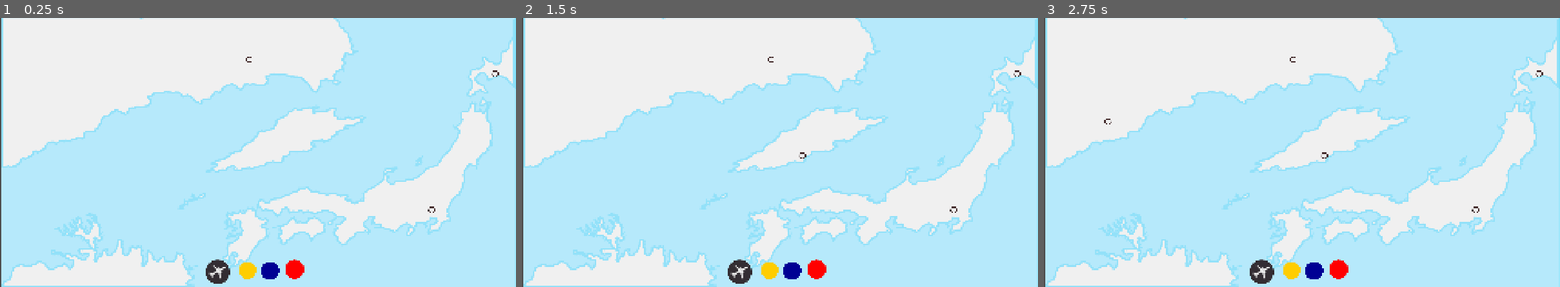
Above: before the commit, frames 1-3 (left to right).
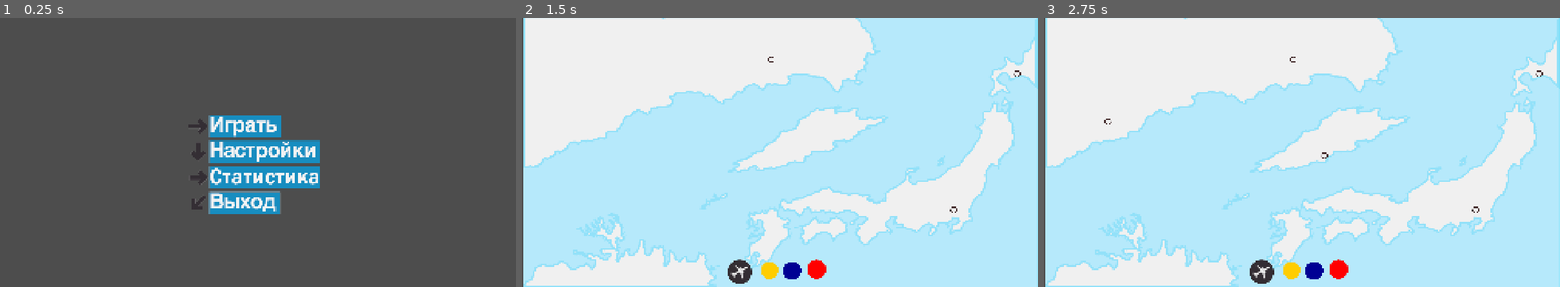
Above: after the commit, the same moments.

Repository: top-it-090304/Holding-Pattern
Game: Godot game, scene res://scene/StartMenu.tscn
Two runs of this game, one before a commit and one after it. Both use one fixed random seed, a clock stepped at 60 frames per second and the inputs below. Before the commit the project starts from res://scene/Main.tscn.
Inputs (mouse positions are in pixels of both pictures, inside the frame that each line leads up to):
- Up to frame 1 (0.25 s): no input
- Up to frame 2 (1.5 s): click (759, 125) at 0.52 s; click (769, 270) at 1.25 s
- Up to frame 3 (2.75 s): click (1312, 270) at 2 s

The runs differ from the first frame. In frame 1, 99% of the frame differs, in the area x 0-100%, y 0-100%; in frame 2, less than 0.1%; in frame 3, nothing differs.

Commit message:
bug fixes

Diff:
--- a/project.godot
+++ b/project.godot
@@ -11,7 +11,7 @@
 [application]
 
 config/name="Air Rout"
-run/main_scene="uid://w3majmenhb7r"
+run/main_scene="uid://dggwktu3dwg6x"
 config/features=PackedStringArray("4.6", "Forward Plus")
 run/max_fps=60
 config/icon="res://objects/icon.svg"
--- a/scene/StartMenu.tscn
+++ b/scene/StartMenu.tscn
@@ -1,7 +1,6 @@
 [gd_scene format=3 uid="uid://dggwktu3dwg6x"]
 
 [ext_resource type="Script" uid="uid://cuexgr5rra0ub" path="res://scripts/start_menu.gd" id="1_lj036"]
-[ext_resource type="VideoStream" uid="uid://bcdgggwsggb64" path="res://video/background_menu.ogv" id="2_mm3wi"]
 [ext_resource type="Texture2D" uid="uid://cccbojxrikyly" path="res://objects/Button_plau.png" id="3_8t8u8"]
 [ext_resource type="Texture2D" uid="uid://ciblyc6hoov27" path="res://objects/Button_settings.png" id="4_pbb8y"]
 [ext_resource type="Texture2D" uid="uid://dpsupjio5bj4q" path="res://objects/Button_stats.png" id="5_4vtxv"]
@@ -13,16 +12,6 @@
 layout_mode = 3
 anchors_preset = 0
 script = ExtResource("1_lj036")
-
-[node name="VideoStreamPlayer" type="VideoStreamPlayer" parent="." unique_id=723470213]
-layout_mode = 0
-offset_left = -1274.0
-offset_top = -952.0
-offset_right = 2966.0
-offset_bottom = 1808.0
-stream = ExtResource("2_mm3wi")
-autoplay = true
-loop = true
 
 [node name="Play" type="Button" parent="." unique_id=1056440167]
 layout_mode = 0
--- a/scripts/Fly_add.gd
+++ b/scripts/Fly_add.gd
@@ -27,7 +27,7 @@
 	is_dragging = false
 	var mouse_pos = get_global_mouse_position()
 	var found_route = null
-	var curve_ = null
+	var route_data_ = null
 	var t_ = 0.0
 	var min_dist = 60.0
 
@@ -40,11 +40,11 @@
 			if dist < min_dist:
 				min_dist = dist
 				found_route = route
-				curve_ = curve
+				route_data_ = route.route_data
 				t_ = offset / curve.get_baked_length()
 
-	if found_route and curve_:
-		found_route.spawn_plane(curve_, t_)
+	if found_route and route_data_:
+		found_route.spawn_plane(route_data_, t_)
 		print("самолет появился")
 
 	ghost_plane.queue_free()
--- a/scripts/Route.gd
+++ b/scripts/Route.gd
@@ -3,6 +3,7 @@
 var plane_scene = load("res://scene/Plane.tscn")
 var my_curves: Array[Curve2D] = []
 var lines_data = GameData.lines_data
+var route_data
 
 func _ready():
 	add_to_group("routes")
@@ -33,12 +34,12 @@
 
 	var color_name = lines_data["current color"]
 
-	var route_data = {
-		"curve": curve,
-		"start_airport": airport_a,
-		"end_airport": airport_b,
-		"color": color_name,
-		"route_color": GameData.color_values[color_name]
+	route_data = {
+		"curve" = curve,
+		"start_airport" = airport_a,
+		"end_airport" = airport_b,
+		"color" = color_name,
+		"route_color" = GameData.color_values[color_name]
 	}
 
 	lines_data[color_name + "_routes"].append(route_data)
